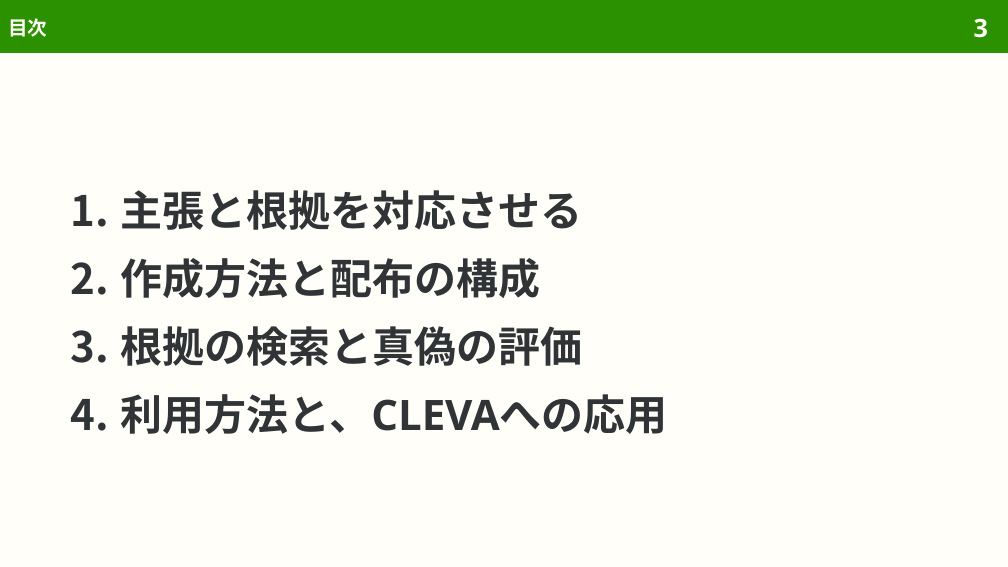
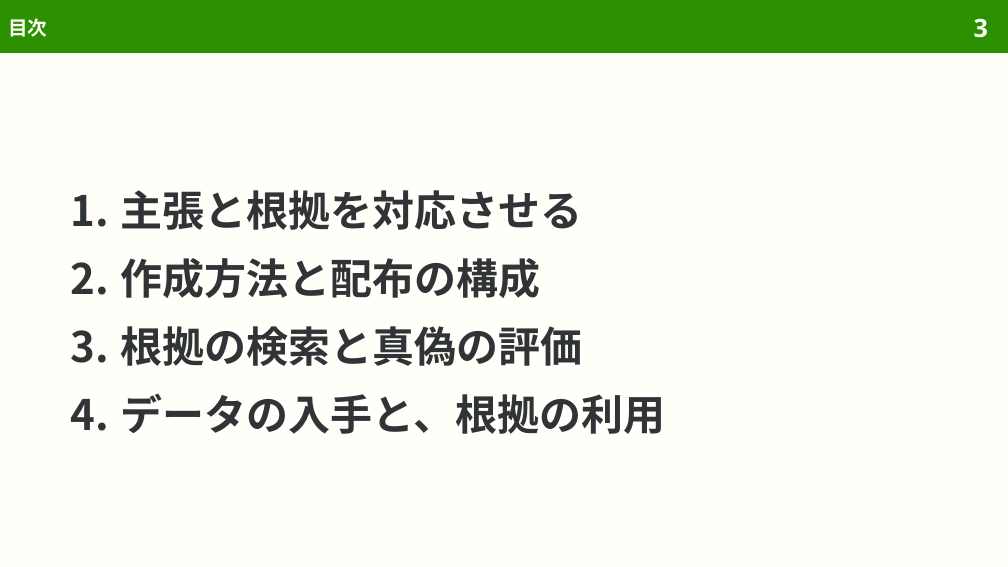
Before and after one commit to sasakiy84/datasets-in-10-minutes, a slide deck: slide 3 of slides/datasets-in-10-minutes-chef.pptx. Drawn at 1008x567 pixels with LibreOffice and Linux fonts; fonts in the diff are those of the drawing. Boxes give left, top, right and bottom in pixels: in the first picture for what was removed or moved away, otherwise in the second. Text is boxed around its words. In the diff, an @@ line names an element or a change of style, - is before the commit and + after.

```diff
--- a/slides/datasets-in-10-minutes-chef.pptx
+++ b/slides/datasets-in-10-minutes-chef.pptx
@@ text at bbox=[121, 393, 665, 434]: text changed @@
-4. 利用方法と、CLEVAへの応用
+4. データの入手と、根拠の利用
```
Also in this commit, not shown: 6 other slides changed, 3 slides removed, 53 other files.
